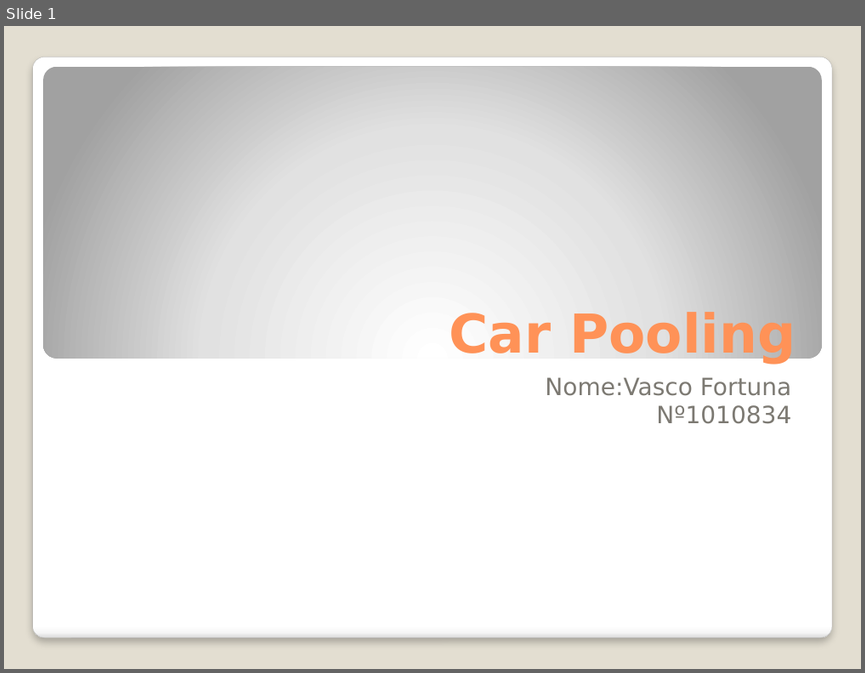
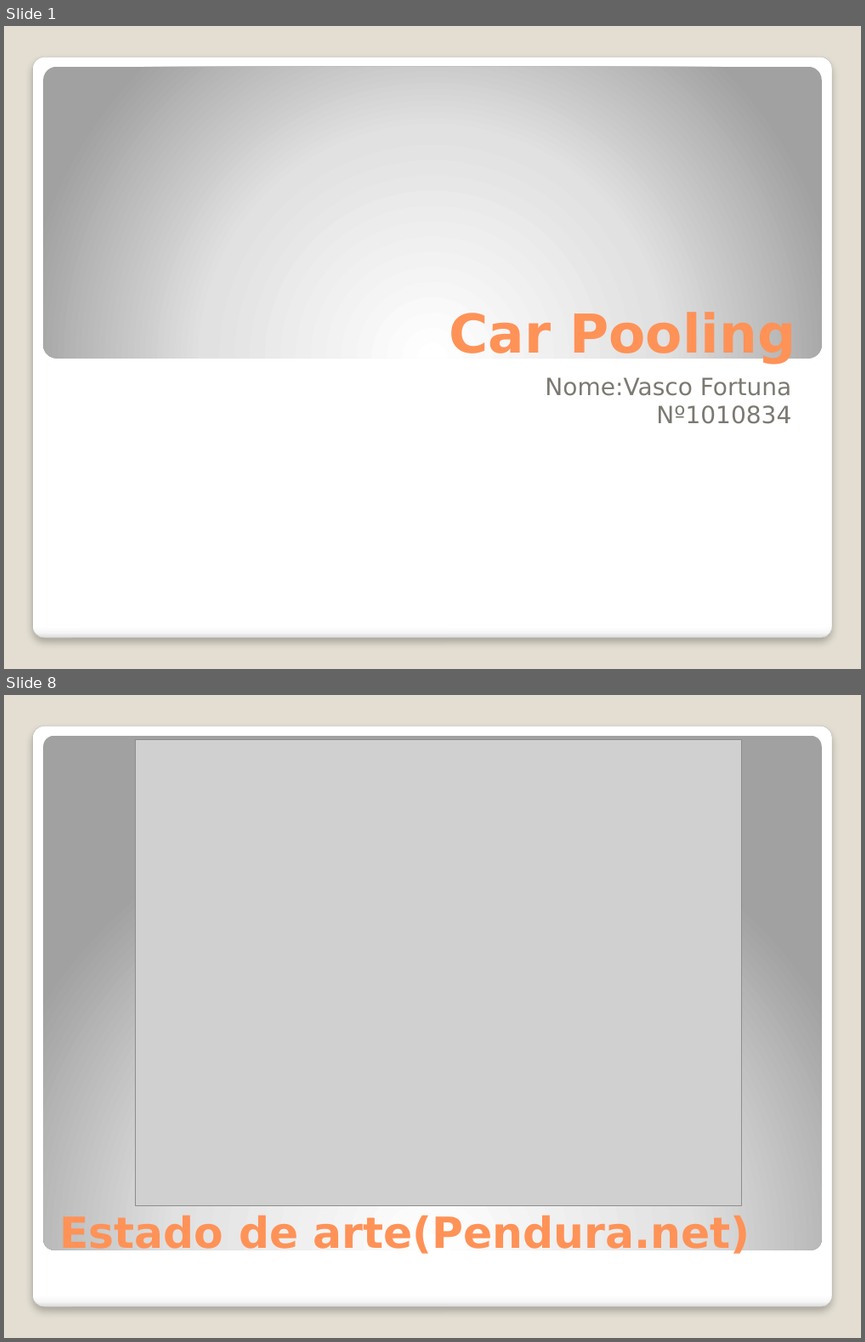
Before and after one commit to Vascomfortuna/Projeto-EI, a slide deck: actividades/Apresentação.pptx. Shown one above the other, each under a label of ours: slide 1 before the commit, slides 1 and 8 after it; the slides between them are not shown. The pictures are 865x673 and 865x1342 pixels, drawn with LibreOffice and Linux fonts; fonts in the diff are those of the drawing; grey boxes stand for pictures. Boxes give left, top, right and bottom in pixels: in the first picture for what was removed or moved away, otherwise in the second. Text is boxed around its words. In the diff, an @@ line names an element or a change of style, - is before the commit and + after.

```diff
--- a/actividades/Apresentação.pptx
+++ b/actividades/Apresentação.pptx
@@ slide 8 added at (x1=4, y1=695, x2=861, y2=1338), background #E3DED1; not listed: 1 template element that a slide beside it also shows @@
@@ rounded rectangle added at (x1=43, y1=735, x2=822, y2=1249), fill gradient #FFFFFF to #E1E1E1 to #A2A2A2 @@
@@ picture added at (x1=136, y1=739, x2=742, y2=1205) @@
@@ title added at (x1=59, y1=1212, x2=750, y2=1257), 36 pt, text #FF9258, bold @@
+Estado de arte(Pendura.net)
```
Also in this commit, not shown: 1 slide changed, 11 other slides added, 1 slide removed, 5 other files.
